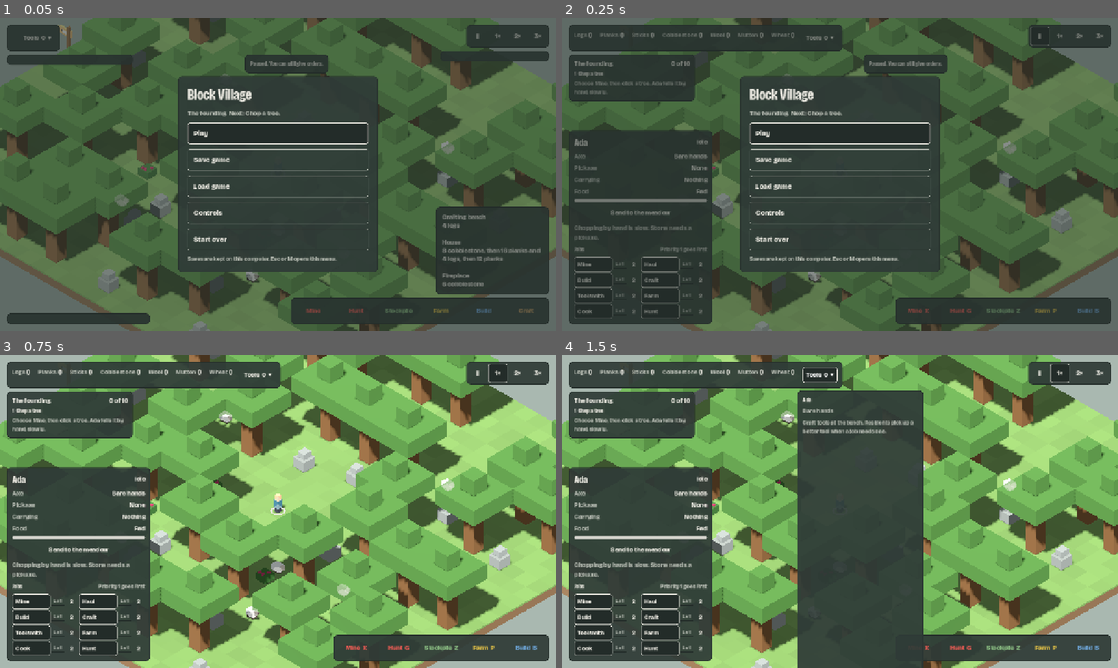
Above: before the commit, frames 1-4 (two rows, left to right).
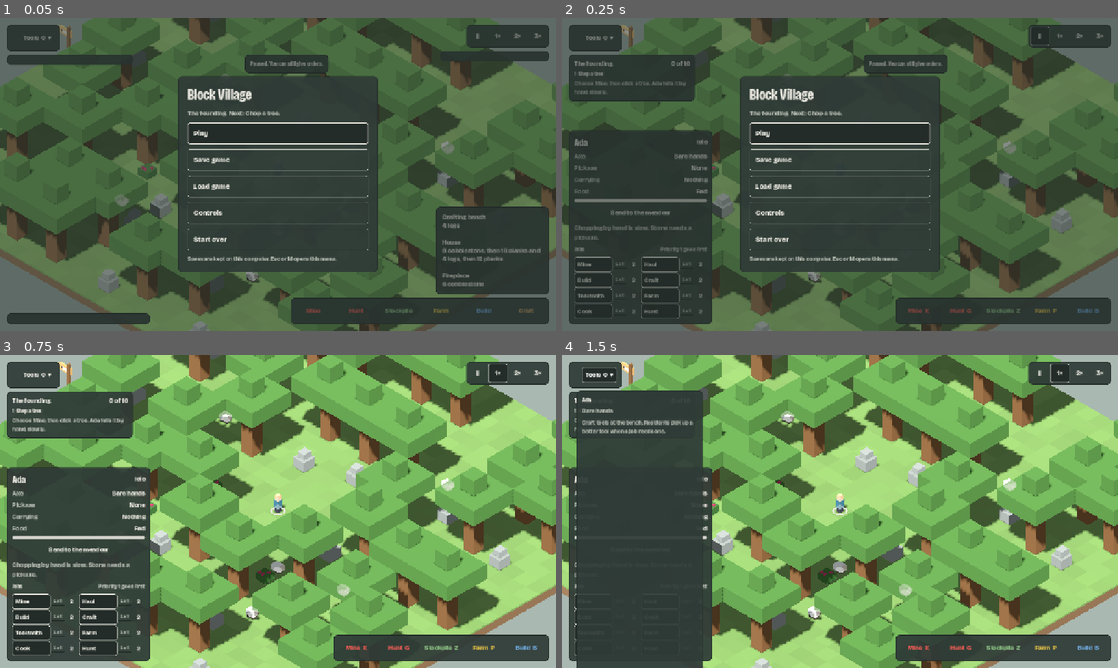
Above: after the commit, the same moments.

Repository: NerdyToddGerdy/mc_village
Game: Godot game, scene res://scenes/main.tscn
The game is run twice, just before and just after one commit, with the same random seed, the same clock (stepped at 60 frames per second) and the same inputs.
Inputs:
- Up to frame 1 (0.05 s): no input
- Up to frame 2 (0.25 s): no input
- Up to frame 3 (0.75 s): click "Play" at 0.5 s
- Up to frame 4 (1.5 s): click "Tools 0 ▾" at 1.25 s

Frame 1 is identical in both runs. In frame 2, 3.2% of the frame differs, in the area x 2-51%, y 2-11%; in frame 3, 3.4%; in frame 4, 28%, in the area x 2-65%, y 2-100%.

Commit message:
Tally bar: Materials, Food and Tools groups; hide unseen items
- Materials appear once they first turn up, or while a building or a
  queued recipe waits for them, and then stay, at 0 if need be.
- Food counts stored meals, lists bread, cooked mutton, raw mutton and
  bush berries on hover, and turns yellow below one meal per resident.
- Raw mutton moves from Materials into the Food hover.
- Adds a --food screenshot flag and game_test checks.

Closes #73

Co-Authored-By: Claude Opus 5.5 <noreply@anthropic.com>

Diff:
--- a/game/scenes/game.gd
+++ b/game/scenes/game.gd
@@ -903,6 +903,11 @@
 		sim.drop_items(Sim.rcell(ada) + Vector2i(-1, 2), "wood_axe", 1, 4)
 		selection = {"kind": "res", "ids": [ada.id]}
 		_hud.equip_kind = "axe"
+	if "--food" in OS.get_cmdline_user_args():  # meals and raw mutton for the tally bar's Food group (issue #73)
+		var z: Vector2i = area(10, 7, 4, 2).position
+		sim.drop_items(z, "bread", 2)
+		sim.drop_items(z + Vector2i(1, 0), "mutton", 3)
+		sim.drop_items(Sim.rcell(sim.residents[0]) + Vector2i(1, 1), "cooked_mutton", 1)
 	if "--toast" in OS.get_cmdline_user_args():  # a short toast and one long enough to wrap (issue #71)
 		_hud.add_toast({"text": "Tomas is now level 2 at Mine.", "res_id": 0, "site_id": 0})
 		_hud.add_toast({"text": "A traveler, Mira, has arrived. She claims the new house and needs tools from the bench before she can mine.", "res_id": sim.residents[0].id, "site_id": 0})
--- a/game/sim/defs.gd
+++ b/game/sim/defs.gd
@@ -19,7 +19,8 @@
 	"stone_pick": {"one": "stone pickaxe", "many": "stone pickaxes", "tool": "pick", "tier": 2},
 }
 
-const MATERIALS := ["log", "plank", "stick", "cobble", "wool", "mutton", "wheat"]
+## The tally bar's Materials group, in order (issue #73). Raw mutton is counted under Food instead.
+const MATERIALS := ["log", "plank", "stick", "cobble", "wheat", "wool"]
 
 const RECIPES := [
 	{"id": "planks", "name": "Planks", "inp": {"log": 1}, "out": {"plank": 4}},
--- a/game/tests/game_test.gd
+++ b/game/tests/game_test.gd
@@ -67,6 +67,48 @@
 	_mouse(game, "up", ts + Vector2(30, 20))
 	check(t.des and game._target == moved, "with Mine active, dragging marks instead of panning")
 	game.set_tool("")
+
+
+## The tally bar groups Materials, Food and Tools, and hides what hasn't turned up (issue #73).
+func _test_tallies(game: Game) -> void:
+	var hud: Hud = game._hud
+	var sim := game.sim
+	var texts := func() -> Array:
+		hud.refresh(sim)
+		return hud._tallies.get_children().filter(func(n): return n is VBoxContainer and not n.is_queued_for_deletion()).map(func(n): return n.get_child(0).get_child(0).text)
+	for k in sim.items.keys():  # an empty map: nothing has turned up in this game yet
+		if not Defs.is_tool_item(sim.items[k].type):
+			sim.items.erase(k)
+	hud._tally_sim = 0
+	var waiting_for := {}
+	for site in sim.sites:
+		if not site.done:
+			for t in sim.current_stage(site).cost:
+				waiting_for[t] = true
+		for id in site.get("queue", []):
+			for t in Defs.recipe(id).inp:
+				waiting_for[t] = true
+	var shown: Array = texts.call()
+	var hidden_ok := true
+	for t in Defs.MATERIALS:
+		if shown.has(Defs.ITEMS[t].label) != waiting_for.has(t):
+			hidden_ok = false
+	check(hidden_ok, "with nothing about, the bar shows only what's being waited for (%s)" % [shown])
+	check(not shown.has("Food") and not shown.has("Mutton"), "no Food group before any food turns up")
+	sim.drop_items(Sim.rcell(sim.residents[0]), "bread", 1)
+	shown = texts.call()
+	check(shown.has("Food"), "a loaf of bread brings in the Food group")
+	var food: Control = hud._tallies.get_children().filter(func(n): return n is VBoxContainer and not n.is_queued_for_deletion() and n.get_child(0).get_child(0).text == "Food")[0]
+	var count: Label = food.get_child(0).get_child(1)
+	check(count.text == "1" and "Bread 1" in food.tooltip_text, "Food counts meals and lists them on hover (%s)" % count.text)
+	var low := 1 < sim.residents.size()
+	check((count.get_theme_color("font_color") == Palette.YELLOW) == low, "Food is yellow only when meals are fewer than residents")
+	sim.drop_items(Sim.rcell(sim.residents[0]), "wool", 2)
+	check(texts.call().has("Wool"), "wool shows once it turns up")
+	for k in sim.items.keys():
+		if sim.items[k].type == "wool":
+			sim.items.erase(k)
+	check(texts.call().has("Wool") and not sim.items.values().any(func(st): return st.type == "wool"), "and stays, at 0, after it's used up")
 
 
 ## A long status moves below its title instead of running into it (issue #72).
@@ -581,6 +623,7 @@
 	await _test_equip(game)
 	await _test_toasts(game)
 	_test_headers(game)
+	_test_tallies(game)
 	await _test_meadow(game)
 	game.open_menu("main")
 	game.restart()
--- a/game/view/hud.gd
+++ b/game/view/hud.gd
@@ -14,6 +14,8 @@
 var _tools_btn: Button
 var _tools_drop: PanelContainer
 var _tally_panel: PanelContainer
+var _tally_seen := {}           ## Item types that have turned up in this game; the rest stay hidden.
+var _tally_sim := 0             ## Which sim _tally_seen belongs to (it resets for a new or loaded game).
 var _goals_panel: PanelContainer
 var _tools_list := VBoxContainer.new()
 var _tools_pinned := false
@@ -365,19 +367,69 @@
 			loose[s.type] = loose.get(s.type, 0) + s.n
 	for r in sim.residents:
 		tools += int(r.axe != null) + int(r.pick != null)
-	_rebuild(_tallies, "%s%s%d" % [totals, loose, tools], func(c: Container) -> void:
+	if _tally_sim != sim.get_instance_id():
+		_tally_sim = sim.get_instance_id()
+		_tally_seen.clear()
+	for t in totals:
+		_tally_seen[t] = true
+	for site in sim.sites:  # and whatever a building or a queued recipe is waiting for, even at 0
+		if not site.done:
+			for t in sim.current_stage(site).cost:
+				_tally_seen[t] = true
+		for id in site.get("queue", []):
+			for t in Defs.recipe(id).inp:
+				_tally_seen[t] = true
+	var meals := 0
+	for t in Defs.MEALS:
+		meals += totals.get(t, 0)
+	var berries := 0
+	for b in sim.bushes:
+		berries += b.berries
+	var low := meals < sim.residents.size()
+	_rebuild(_tallies, "%s%s%s%d%d" % [totals, loose, _tally_seen.keys(), berries, sim.residents.size()], func(c: Container) -> void:
 		for t in Defs.MATERIALS:
-			var v := VBoxContainer.new()
-			v.add_theme_constant_override("separation", 0)
-			var h := HBoxContainer.new()
-			h.add_child(_label(Defs.ITEMS[t].label, false, Palette.CHALK_DIM, 14))
-			h.add_child(_label(str(totals.get(t, 0)), true, Palette.CHALK, 18))
-			v.add_child(h)
-			if loose.get(t, 0) > 0:
-				v.add_child(_label("%d loose" % loose[t], false, Palette.CHALK_DIM, 12))
-			c.add_child(v))
+			if _tally_seen.has(t):  # zero counts stay hidden until the item first turns up
+				c.add_child(_tally(Defs.ITEMS[t].label, totals.get(t, 0), loose.get(t, 0)))
+		if _tally_seen.has("mutton") or Defs.MEALS.any(func(t): return _tally_seen.has(t)):
+			c.add_child(_divider())
+			var loose_meals := 0
+			for t in Defs.MEALS:
+				loose_meals += loose.get(t, 0)
+			var food := _tally("Food", meals, loose_meals, Palette.YELLOW if low else Palette.CHALK)
+			var lines := PackedStringArray()
+			for t in Defs.MEALS:
+				lines.append("%s %d" % [Defs.ITEMS[t].label, totals.get(t, 0)])
+			var tip := "Meals: %s.\nRaw mutton %d, berries on bushes %d." % [", ".join(lines), totals.get("mutton", 0), berries]
+			if low:
+				tip += "\nFewer meals than residents. Cooks need wheat, or mutton and logs."
+			food.tooltip_text = tip
+			food.mouse_filter = Control.MOUSE_FILTER_STOP
+			c.add_child(food)
+		if c.get_child_count() > 0:
+			c.add_child(_divider()))
 	_tools_btn.text = "Tools  %d  ▾" % tools
 	_refresh_tools(sim)
+
+
+## One tally: a dim name, a bold count, and how many lie outside stockpiles.
+func _tally(name: String, n: int, n_loose: int, color := Palette.CHALK) -> VBoxContainer:
+	var v := VBoxContainer.new()
+	v.add_theme_constant_override("separation", 0)
+	var h := HBoxContainer.new()
+	h.add_child(_label(name, false, Palette.CHALK_DIM, 14))
+	h.add_child(_label(str(n), true, color, 18))
+	v.add_child(h)
+	if n_loose > 0:
+		v.add_child(_label("%d loose" % n_loose, false, Palette.CHALK_DIM, 12))
+	return v
+
+
+## A thin upright rule between tally groups.
+func _divider() -> Control:
+	var d := ColorRect.new()
+	d.color = Palette.SLATE_DEEP
+	d.custom_minimum_size = Vector2(2, 0)
+	return d
 
 
 ## The Tools dropdown (spec §12): each resident's tools with uses left, broken tools, and spares.
Not shown, changed: slice-1-spec.md
